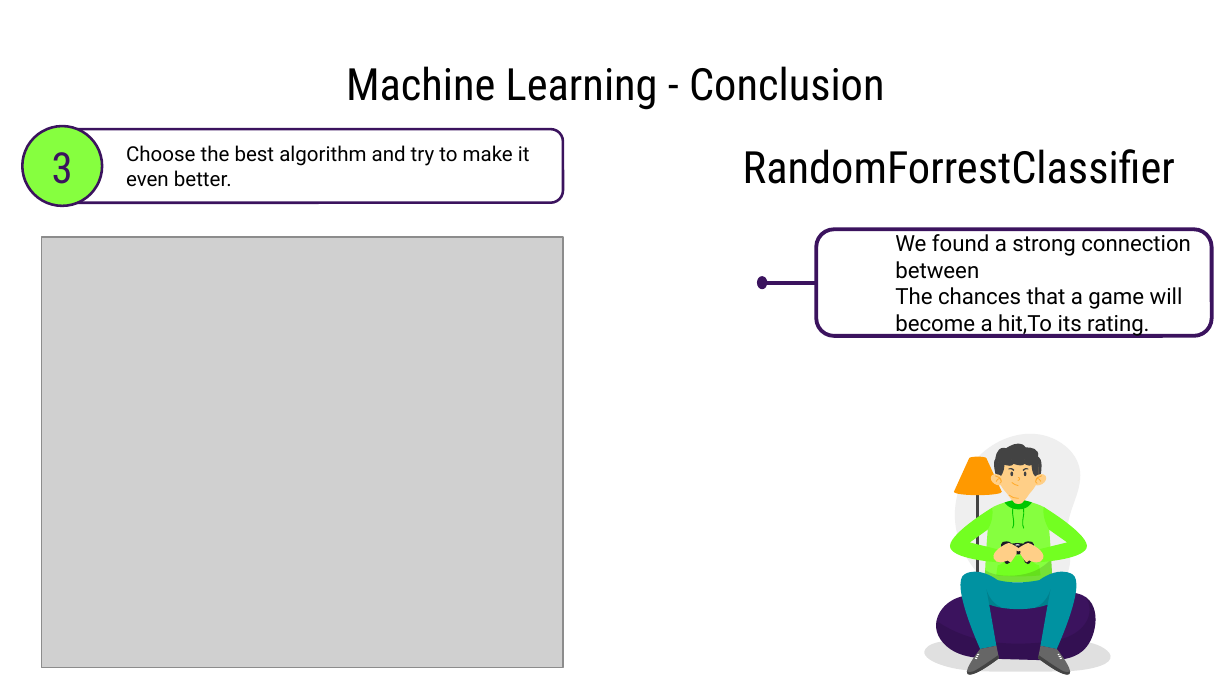
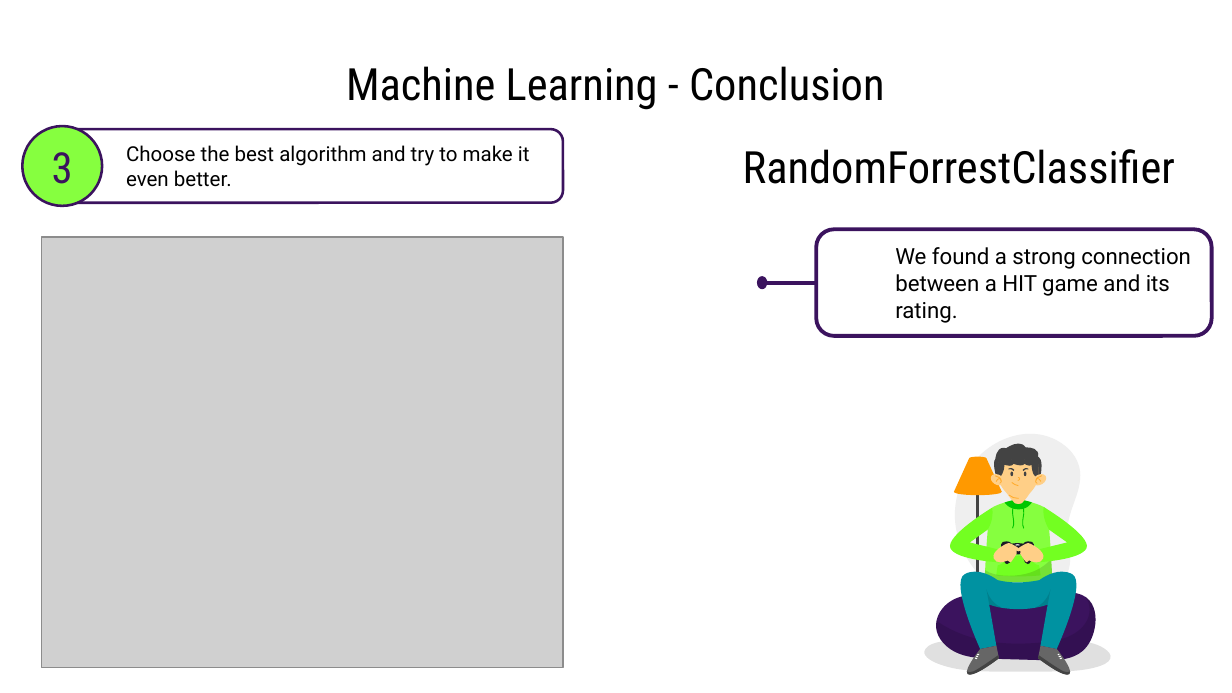
Before and after one commit to tomery1203/Data-science---end-of-semester-project, a slide deck: slide 23 of project presentation.pptx (slide 28 before the commit). Drawn at 1232x693 pixels with LibreOffice and Linux fonts; fonts in the diff are those of the drawing; grey boxes stand for pictures. Boxes give left, top, right and bottom in pixels: in the first picture for what was removed or moved away, otherwise in the second. Text is boxed around its words. In the diff, an @@ line names an element or a change of style, - is before the commit and + after.

```diff
--- a/project presentation.pptx
+++ b/project presentation.pptx
@@ text in rounded rectangle at [895, 247, 1191, 323]: text changed @@
-We found a strong connection between
-The chances that a game will become a hit,To its rating.
+We found a strong connection between a HIT game and its rating.
```
Also in this commit, not shown: 7 other slides changed, 2 slides removed.
